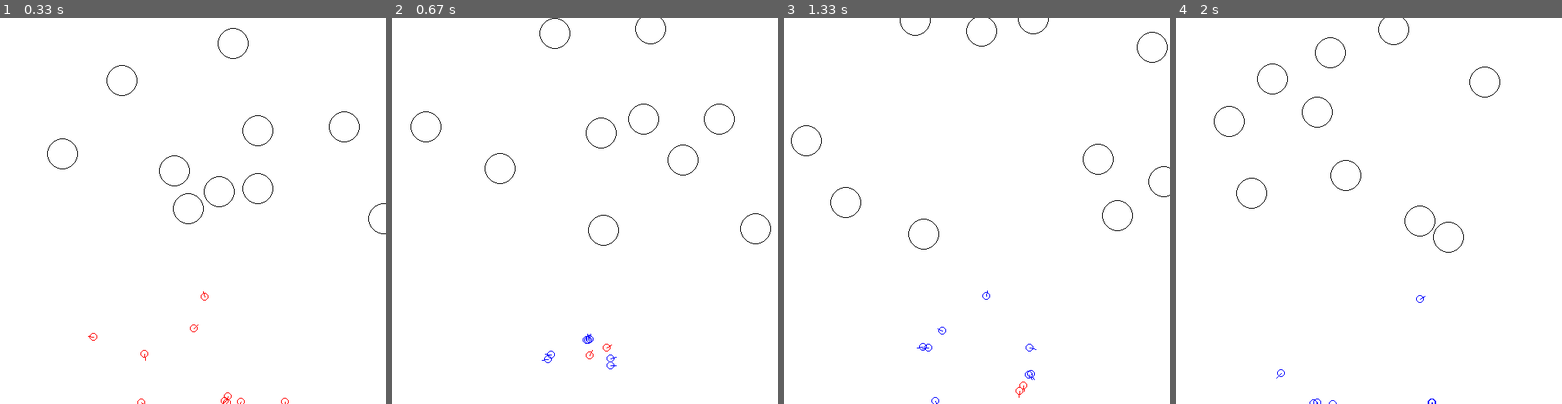
Above: before the commit, frames 1-4 (left to right).
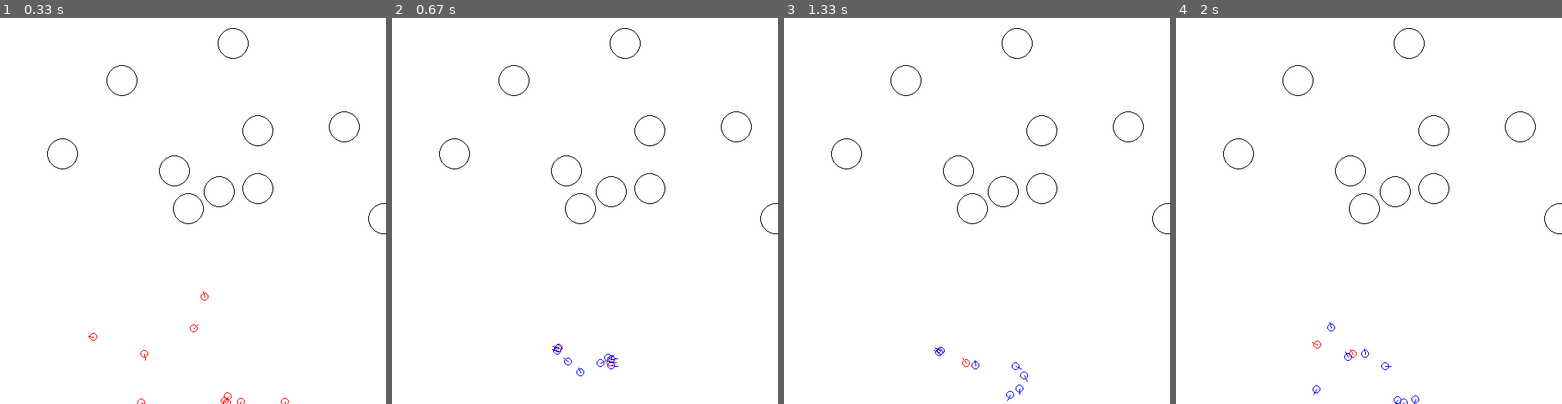
Above: after the commit, the same moments.

Repository: lahlidahlia/genetic-mutation
Game: pygame game, started from race/main.py
The game is run twice, just before and just after one commit, with the same random seed, the same clock (stepped at 60 frames per second) and the same inputs. The source is Python 2; it was converted automatically to run under Python 3.
Inputs:
- Up to frame 1 (0.33 s): no input
- Up to frame 2 (0.67 s): no input
- Up to frame 3 (1.33 s): no input
- Up to frame 4 (2 s): no input

Frame 1 is identical in both runs. In frame 2, 1.0% of the frame differs, in the area x 4-100%, y 0-93%; in frame 3, 1.0%; in frame 4, 1.0%.

Commit message:
I DID IT IT WORKS!!!!
Turns out the bug was just because I did pop at the end of the file
instead of the front of the file so no wonder why it didn't work

Diff:
--- a/genetics.py
+++ b/genetics.py
@@ -144,8 +144,12 @@
         # Temp list
         new_population = []
         if type(elites) == int:
-            for chromo in cls.get_largest(elites):
+            #import pdb; pdb.set_trace()
+            elite_ls = cls.get_largest(elites)
+            for chromo in elite_ls:
                 new_population.append(chromo)
+                print "Generate : {}".format(chromo)
+                print ""
         while(len(new_population) < cls.POPULATION):
             parent_1 = cls.choose_randomly_roulette()
             parent_2 = cls.choose_randomly_roulette()
@@ -165,15 +169,17 @@
     def get_largest(cls, amount):
         """ Get the best performing chromosome """
         fitness_ls = heapq.nlargest(amount, cls.population_fitness)
+        print "Largest: {}".format(fitness_ls)
+        print ""
         ret = []
         for fitness in fitness_ls:
+            print "Fitness weight: {}".format(cls.population_ls[cls.population_fitness.index(fitness)])
             ret.append(cls.population_ls[cls.population_fitness.index(fitness)])
         return ret
 
     @classmethod
     def score_population(cls):
         """ Give each chromo in the population a score """
-        #import pdb; pdb.set_trace()
         cls.population_fitness = []
         for chromo in cls.population_ls:
             cls.population_fitness.append(cls.get_fitness_score(chromo))
--- a/race/car.py
+++ b/race/car.py
@@ -57,7 +57,7 @@
         pass
 
     def get_fitness_score(self, car):
-        return local.SCREEN_HEIGHT - car.position.y
+        return self.max_score
 
     @classmethod
     def score_population(cls, car_ls):
--- a/race/main.py
+++ b/race/main.py
@@ -73,7 +73,7 @@
         #pprint.pprint(ls)
 
         # Generate obstacle
-        obstacle.generate_obstacle(window, 10, SCREEN_WIDTH, SCREEN_HEIGHT - 200, blackColor)
+        #obstacle.generate_obstacle(window, 10, SCREEN_WIDTH, SCREEN_HEIGHT - 200, blackColor)
         # Reset car list
         Car.Car.car_list = []
         # Get all the weights
@@ -86,9 +86,12 @@
         # Create new cars
         for i in range(Car.Car.POPULATION):
             if i < Car.Car.ELITES:
-                Car.Car(SCREEN_WIDTH / 2, SCREEN_HEIGHT - 25, redColor, 4, weight_ls_ls.pop())
+                weight_ls = weight_ls_ls.pop(0)[:]
+                print "Main: {}".format(weight_ls)
+                print ""
+                Car.Car(SCREEN_WIDTH / 2, SCREEN_HEIGHT - 25, redColor, 4, weight_ls)
             else:
-                Car.Car(SCREEN_WIDTH / 2, SCREEN_HEIGHT - 25, blueColor, 4, weight_ls_ls.pop())
+                Car.Car(SCREEN_WIDTH / 2, SCREEN_HEIGHT - 25, blueColor, 4, weight_ls_ls.pop(0))
         reset = False
     window.fill(whiteColor)
 
--- a/race/obstacle.py
+++ b/race/obstacle.py
@@ -51,7 +51,8 @@
             Obstacle.obstacle_list.remove(obj)
         for obstacle in Obstacle.obstacle_list:
             if distance(obj.position.x, obj.position.y, obstacle.position.x, obstacle.position.y) < (obj.radius + obstacle.radius):
-                Obstacle.obstacle_list.append(obj)
+                if isinstance(obj, Obstacle):
+                    Obstacle.obstacle_list.append(obj)
                 return True
         if isinstance(obj, Obstacle):
             Obstacle.obstacle_list.append(obj)
Not shown, removed: circles/.circles.py.swp
Not shown, removed: race/.car.py.swo
